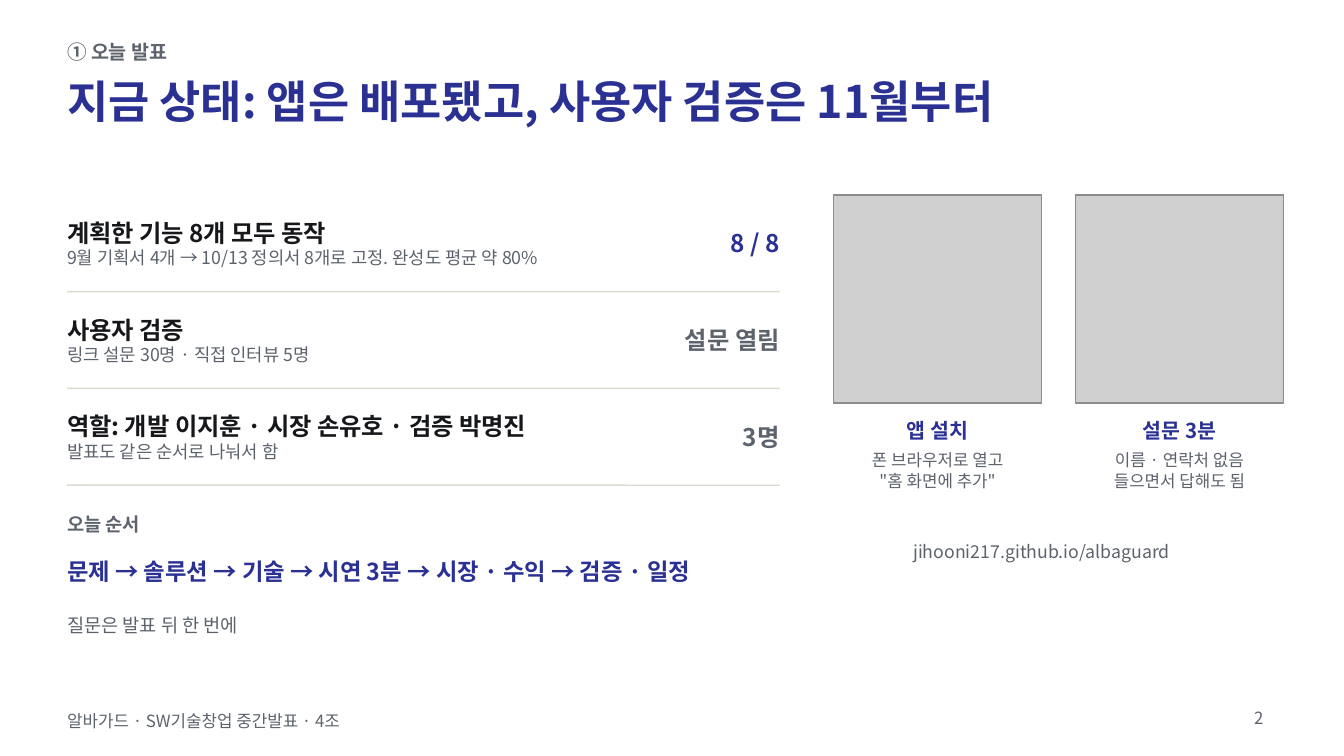
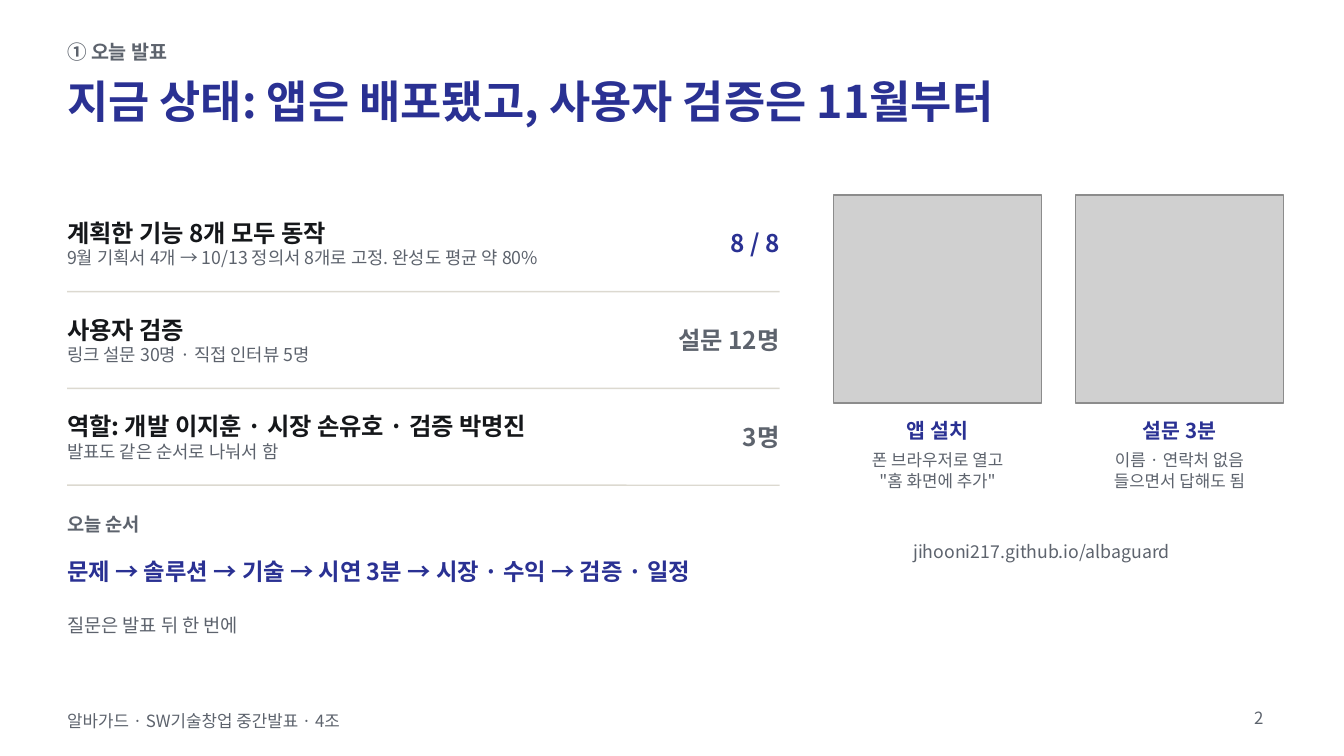
Before and after one commit to jihooni217/albaguard, a slide deck: slide 2 of docs/06_중간발표_PPT.pptx. Drawn at 1344x756 pixels with LibreOffice and Linux fonts; fonts in the diff are those of the drawing; grey boxes stand for pictures. Boxes give left, top, right and bottom in pixels: in the first picture for what was removed or moved away, otherwise in the second. Text is boxed around its words. In the diff, an @@ line names an element or a change of style, - is before the commit and + after.

```diff
--- a/docs/06_중간발표_PPT.pptx
+++ b/docs/06_중간발표_PPT.pptx
@@ text at box(679, 328, 780, 351): text changed @@
-설문 열림
+설문 12명
```
Also in this commit, not shown: 1 other slide changed, 6 other files.
